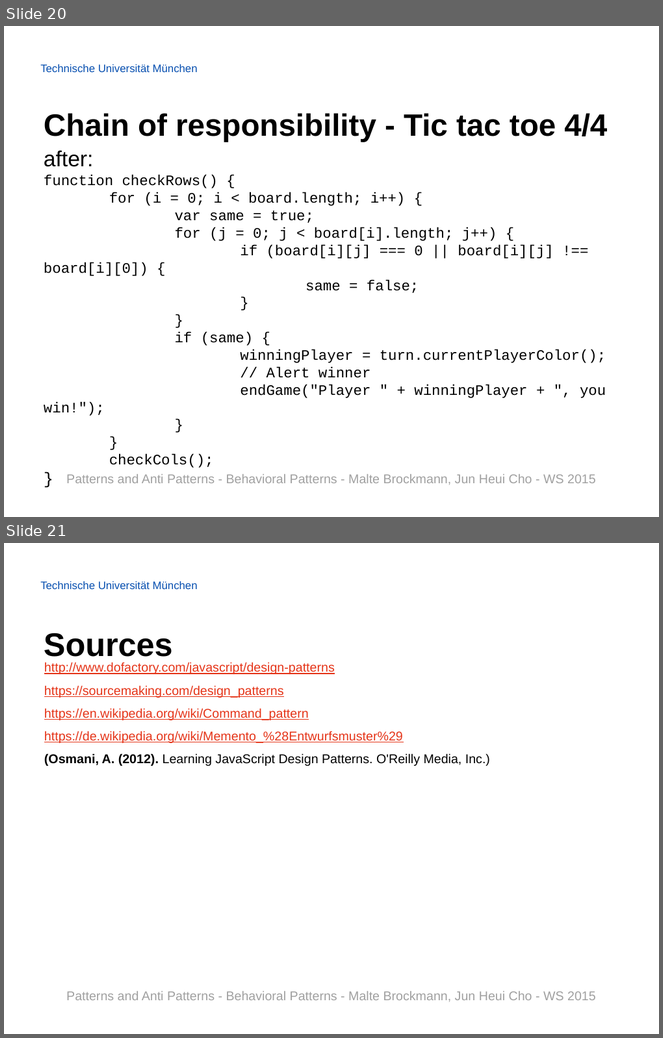
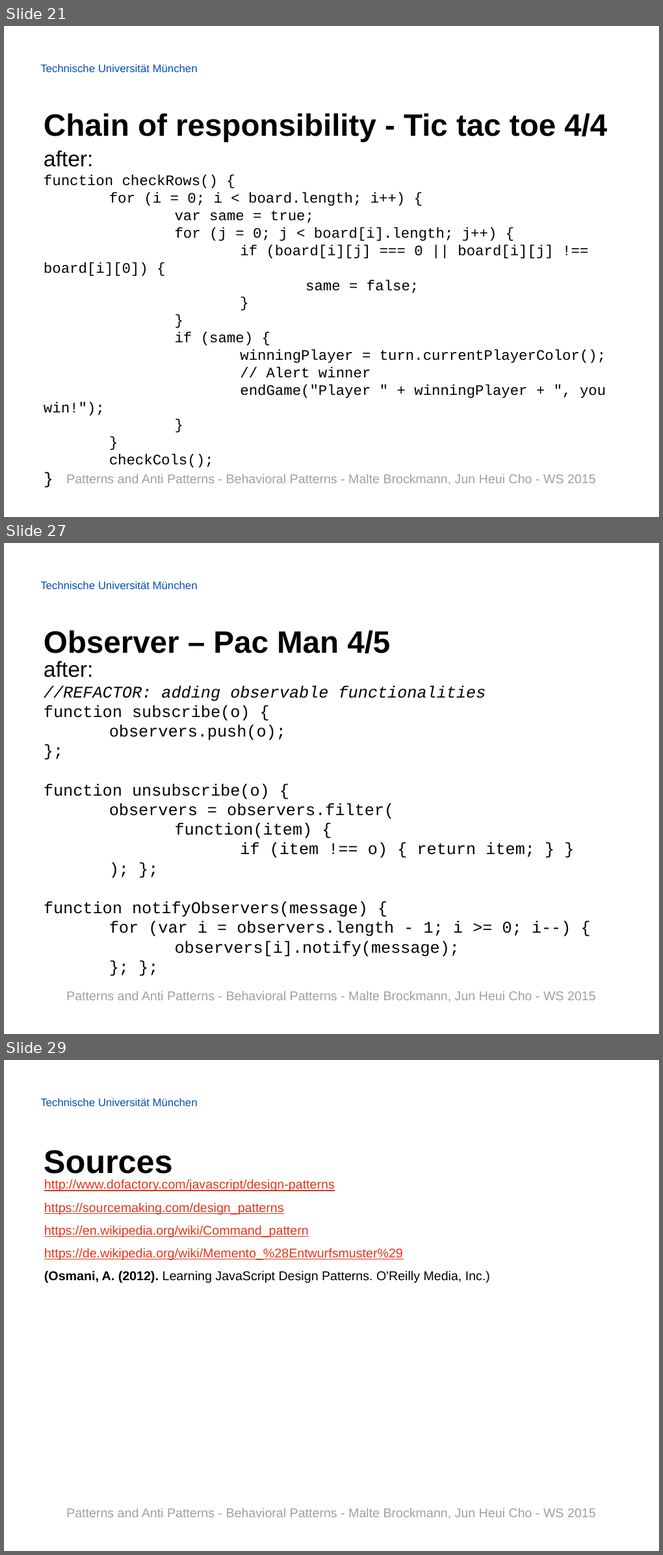
Before and after one commit to Painted6/Behavioral-design-patterns, a slide deck: Behavioral Patterns - JS Patterns and Anti Patterns.pptx. Shown one above the other, each under a label of ours: slides 20 and 21 before the commit, slides 21, 27 and 29 after it; the slides between them are not shown. The pictures are 663x1038 and 663x1555 pixels, drawn with LibreOffice and Linux fonts; fonts in the diff are those of the drawing; background and template pictures are left out. Boxes give left, top, right and bottom in pixels: in the first picture for what was removed or moved away, otherwise in the second. Text is boxed around its words. In the diff, an @@ line names an element or a change of style, - is before the commit and + after.

Commit message:
Extended command pattern; added pac man project; refactored pac man project with Observer pattern; edited presentation slides

```diff
--- a/Behavioral Patterns - JS Patterns and Anti Patterns.pptx
+++ b/Behavioral Patterns - JS Patterns and Anti Patterns.pptx
@@ slide 27 added at bbox=[4, 543, 659, 1034], background picture (left out); not listed: 1 template element that a slide beside it also shows @@
@@ title added at bbox=[44, 630, 390, 653], 34 pt, text #000000, bold @@
+Observer – Pac Man 4/5
@@ text added at bbox=[44, 661, 571, 957], 18 pt, text #000000 @@
+after:
+//REFACTOR: adding observable functionalities
+function subscribe(o) {
+observers.push(o);
+};
+function unsubscribe(o) {
+observers = observers.filter(
+function(item) {
+if (item !== o) { return item; } }
+); };
+function notifyObservers(message) {
+for (var i = observers.length - 1; i >= 0; i--) {
+observers[i].notify(message);
+}; };
@@ text added at bbox=[66, 991, 596, 1002], 14 pt, text #A0A0A0 @@
+Patterns and Anti Patterns - Behavioral Patterns - Malte Brockmann, Jun Heui Cho - WS 2015
@@ what was slide 20 is now slide 21 @@
@@ what was slide 21 is now slide 29 @@
```
Also in this commit, not shown: 6 slides changed, 7 other slides added, 52 other files.
